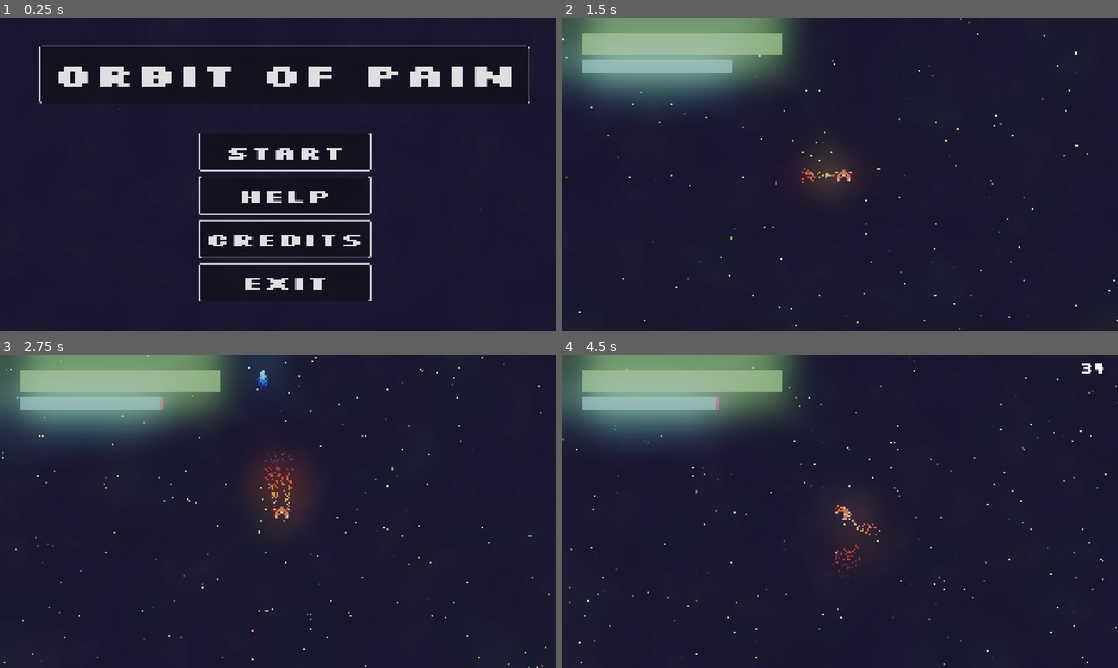
Above: before the commit, frames 1-4 (two rows, left to right).
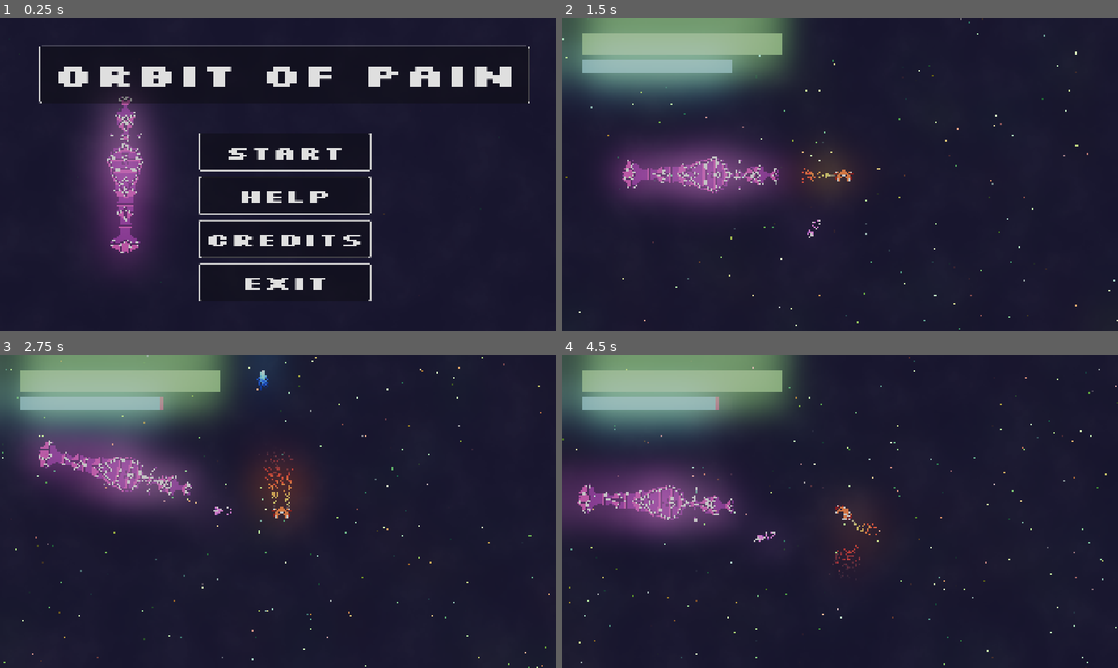
Above: after the commit, the same moments.

Repository: Lunix-420/OrbitOfPain
Game: Godot game, scene res://scenes/world/World.tscn
Two runs of this game, one before a commit and one after it. Both use one fixed random seed, a clock stepped at 60 frames per second and the inputs below. Sound files missing from this copy of the repository are replaced by a short silence.
Inputs:
- Up to frame 1 (0.25 s): no input
- Up to frame 2 (1.5 s): click "START" at 0.5 s; tap Enter (action_start_next_wave) at 1.25 s; hold D (move_right) from 1.28 s (still down); hold Ctrl (action_shield) from 1.28 s (still down)
- Up to frame 3 (2.75 s): release D (move_right) at 2.03 s; release Ctrl (action_shield) at 2.03 s; hold S (move_backwards) from 2.03 s (still down); tap Space (action_shoot) at 2.1 s
- Up to frame 4 (4.5 s): release S (move_backwards) at 2.78 s; hold D (move_right) 2.78-3.53 s; tap Enter (action_start_next_wave) at 2.85 s; hold W (move_forward) 3.53-4.28 s; tap Shift (action_teleport) at 3.6 s; hold A (move_left) from 4.28 s (still down); hold E (move_turn_ccw) from 4.28 s (still down)

The runs differ from the first frame. In frame 1, 5.7% of the frame differs, in the area x 15-30%, y 25-80%; in frame 2, 5.9%; in frame 3, 6.4%; in frame 4, 6.8%, in the area x 0-98%, y 2-60%.

Commit message:
feat: Limit spawning to arena

Diff:
--- /dev/null
+++ b/scenes/ships/Cruiser.tscn
@@ -0,0 +1,26 @@
+[gd_scene load_steps=7 format=3 uid="uid://cnh4i5egw5wo2"]
+
+[ext_resource type="Script" uid="uid://bgpwgvnomb7if" path="res://scripts/chaser.gd" id="1_1wfhl"]
+[ext_resource type="PackedScene" uid="uid://cx8dcf6b4y0y0" path="res://scenes/remnants/Energy.tscn" id="2_770sp"]
+[ext_resource type="PackedScene" uid="uid://d73nk7l030ma" path="res://scenes/projectiles/ChaserProjectile.tscn" id="3_8g1uy"]
+[ext_resource type="Texture2D" uid="uid://bamkfiu8uoqtf" path="res://ships/Cruiser02.png" id="4_1wfhl"]
+[ext_resource type="PackedScene" uid="uid://ui0uuof2k546" path="res://scenes/remnants/Explosion.tscn" id="5_cei0i"]
+
+[sub_resource type="CapsuleShape2D" id="CapsuleShape2D_55jtl"]
+radius = 31.0
+height = 146.0
+
+[node name="CharacterBody2D" type="CharacterBody2D"]
+script = ExtResource("1_1wfhl")
+energy_scene = ExtResource("2_770sp")
+projectile_scene = ExtResource("3_8g1uy")
+
+[node name="Sprite2D" type="Sprite2D" parent="."]
+rotation = 1.5708
+texture = ExtResource("4_1wfhl")
+
+[node name="CollisionShape2D" type="CollisionShape2D" parent="."]
+position = Vector2(0, -26)
+shape = SubResource("CapsuleShape2D_55jtl")
+
+[node name="Explosion" parent="." instance=ExtResource("5_cei0i")]
--- a/scenes/ships/Player.tscn
+++ b/scenes/ships/Player.tscn
@@ -13,6 +13,7 @@
 [ext_resource type="AudioStream" uid="uid://l1uirt0tkejx" path="res://sounds/damage.mp3" id="8_bruh7"]
 [ext_resource type="PackedScene" uid="uid://ui0uuof2k546" path="res://scenes/remnants/Explosion.tscn" id="8_khinc"]
 [ext_resource type="PackedScene" uid="uid://db7t1gcea1pas" path="res://scenes/ships/Spiral.tscn" id="8_rd3ux"]
+[ext_resource type="PackedScene" uid="uid://cnh4i5egw5wo2" path="res://scenes/ships/Cruiser.tscn" id="9_u4r6o"]
 [ext_resource type="Texture2D" uid="uid://canxime7mrlmv" path="res://images/Shield.png" id="13_1wvft"]
 
 [sub_resource type="CircleShape2D" id="CircleShape2D_qu4a1"]
@@ -147,6 +148,7 @@
 script = ExtResource("3_3li8b")
 chaser_scene = ExtResource("5_w73tk")
 spiral_scene = ExtResource("8_rd3ux")
+cruiser_scene = ExtResource("9_u4r6o")
 endless_enemy_scenes = {}
 
 [node name="Camera" type="Camera2D" parent="."]
--- a/scenes/world/World.tscn
+++ b/scenes/world/World.tscn
@@ -1,10 +1,11 @@
-[gd_scene load_steps=14 format=3 uid="uid://dd0r1cokjlsj3"]
+[gd_scene load_steps=15 format=3 uid="uid://dd0r1cokjlsj3"]
 
 [ext_resource type="Script" uid="uid://dswfduxi8a8du" path="res://scripts/game.gd" id="1_d1c63"]
 [ext_resource type="PackedScene" uid="uid://71rc8k32st6a" path="res://scenes/ships/Player.tscn" id="1_kqs1s"]
 [ext_resource type="PackedScene" uid="uid://dst87herimqhf" path="res://scenes/world/Borders.tscn" id="3_b3faq"]
 [ext_resource type="AudioStream" uid="uid://dkr6vtv5uglix" path="res://sounds/theme.ogg" id="5_1lgw5"]
 [ext_resource type="PackedScene" uid="uid://2q1cx7u0opul" path="res://scenes/gui/Menu.tscn" id="5_qxiha"]
+[ext_resource type="PackedScene" uid="uid://cnh4i5egw5wo2" path="res://scenes/ships/Cruiser.tscn" id="6_i1jm3"]
 
 [sub_resource type="Environment" id="Environment_jeodi"]
 background_mode = 3
@@ -434,3 +435,6 @@
 scale = Vector2(0.5, 0.5)
 transform = Transform2D(0.5, 0, 0, 0.5, 0, 0)
 follow_viewport_scale = 2.0
+
+[node name="CharacterBody2D" parent="." instance=ExtResource("6_i1jm3")]
+position = Vector2(-1079, -7)
--- a/scripts/spawner.gd
+++ b/scripts/spawner.gd
@@ -10,6 +10,7 @@
 #Scenes
 @export var chaser_scene: PackedScene
 @export var spiral_scene: PackedScene
+@export var cruiser_scene: PackedScene
 
 #Enemy List
 var current_enemies := []
@@ -17,11 +18,18 @@
 #==================================================================================================#
 # Configs
 
+# Spawn Area
+const MIN_DISTANCE_FROM_PLAYER := 1500.0
 const SPAWN_DISTANCE := 2000.0
+const ARENA_X := -1000.0
+const ARENA_Y := -1000.0
+const ARENA_W := 2000.0
+const ARENA_H := 2000.0
 
 # Hardcoded Waves
 @onready var waves := [
 	{
+		# Wave 1 - Chasers
 		"subwaves": [
 			{
 				"spawn_delay": 0.0,
@@ -44,6 +52,7 @@
 		]
 	},
 	{
+		# Wave 2 - Spirals
 		"subwaves": [
 			{
 				"spawn_delay": 0.0,
@@ -245,8 +254,17 @@
 		GlobalState.register_kill()
 
 func _get_spawn_point() -> Vector2:
-	var angle = randf_range(0, TAU)
-	return global_position + Vector2(cos(angle), sin(angle)) * SPAWN_DISTANCE
+	var point := Vector2.ZERO
+	var tries := 0
+	while tries < 10:
+		point = Vector2(
+			randf_range(ARENA_X, ARENA_X + ARENA_W),
+			randf_range(ARENA_Y, ARENA_Y + ARENA_H)
+		)
+		if point.distance_to(player.global_position) > MIN_DISTANCE_FROM_PLAYER:
+			break
+		tries += 1
+	return point
 
 #==================================================================================================#
 # Endless Mode
Not shown: 1 places in scenes/ships/Player.tscn that only renumber resources
Binary file added: ships/Cruiser01.png
Not shown, added: ships/Cruiser01.png.import
Binary file added: ships/Cruiser02.png
Not shown, added: ships/Cruiser02.png.import
